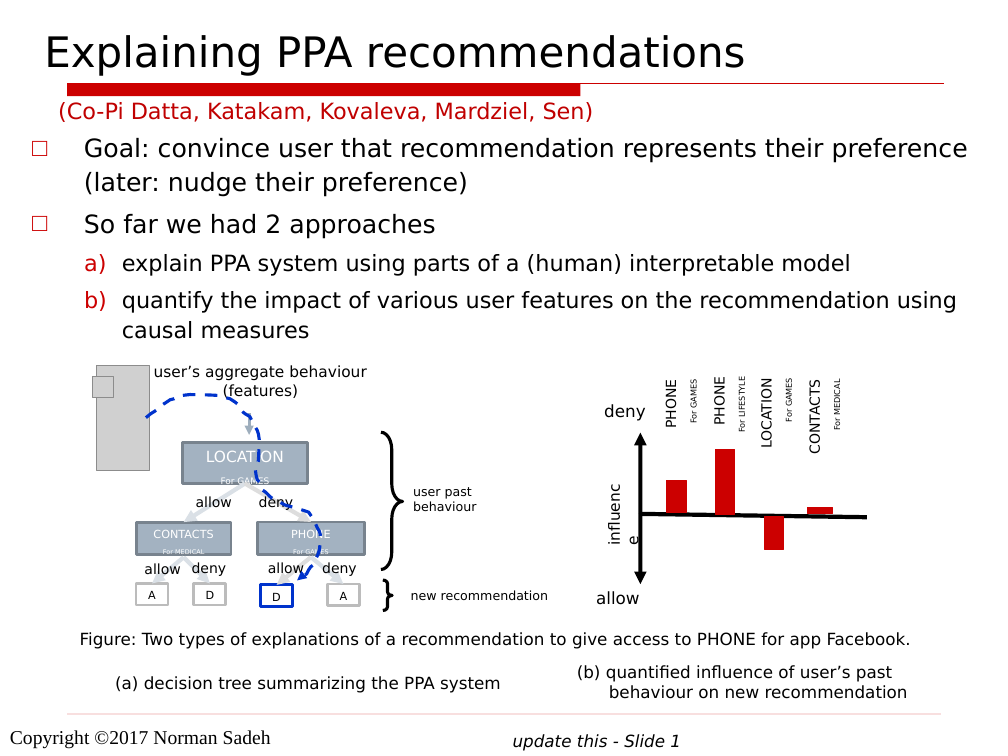
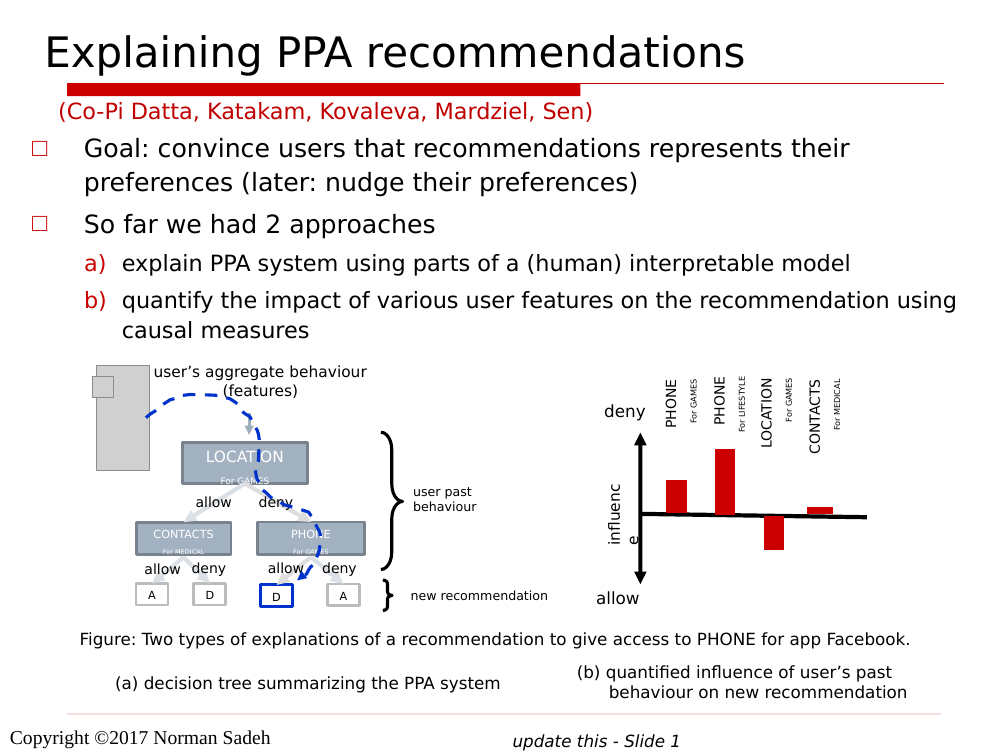
Before and after one commit to cmu-transparency/marketing, a slide deck: slide 1 of presentations/2017-04-brandeis-meeting.pptx. Drawn at 1008x756 pixels with LibreOffice and Linux fonts; fonts in the diff are those of the drawing; grey boxes stand for pictures. Boxes give left, top, right and bottom in pixels: in the first picture for what was removed or moved away, otherwise in the second. Text is boxed around its words. In the diff, an @@ line names an element or a change of style, - is before the commit and + after.

Commit message:
dont recall

```diff
--- a/presentations/2017-04-brandeis-meeting.pptx
+++ b/presentations/2017-04-brandeis-meeting.pptx
@@ text at [84, 138, 850, 197]: text changed @@
-□ Goal: convince user that recommendation represents their preference (later: nudge their preference)
+□ Goal: convince users that recommendations represents their preferences (later: nudge their preferences)
```
